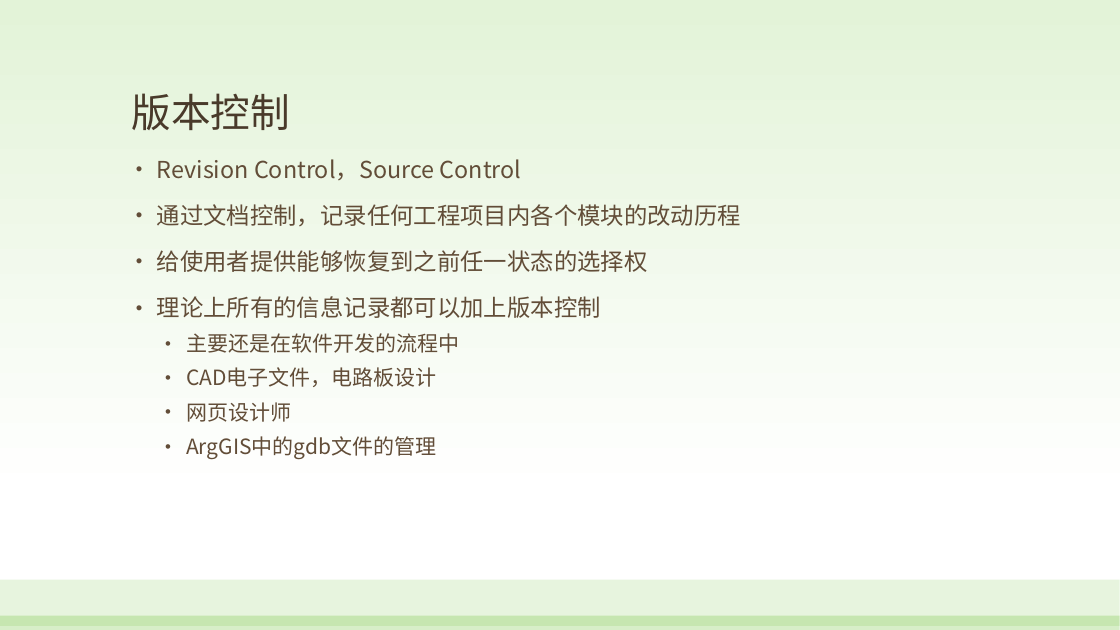
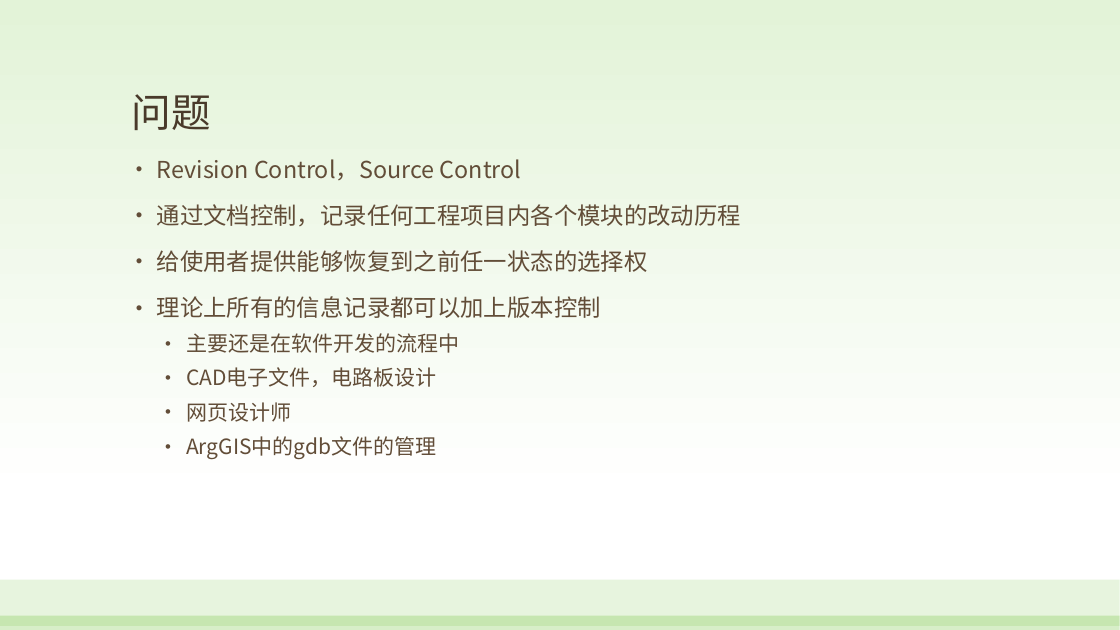
Before and after one commit to wangjidilidun/CommunicationPPT, a slide deck: slide 3 of 版本管理工具.pptx. Drawn at 1120x630 pixels with LibreOffice and Linux fonts; fonts in the diff are those of the drawing. Boxes give left, top, right and bottom in pixels: in the first picture for what was removed or moved away, otherwise in the second. Text is boxed around its words. In the diff, an @@ line names an element or a change of style, - is before the commit and + after.

Commit message:
汇报的那个版本，加两个小视频

```diff
--- a/版本管理工具.pptx
+++ b/版本管理工具.pptx
@@ title at [132, 94, 211, 130]: text changed @@
-版本控制
+问题
```
Also in this commit, not shown: 5 other slides changed, 1 slide added, 1 slide removed, 2 other files.
